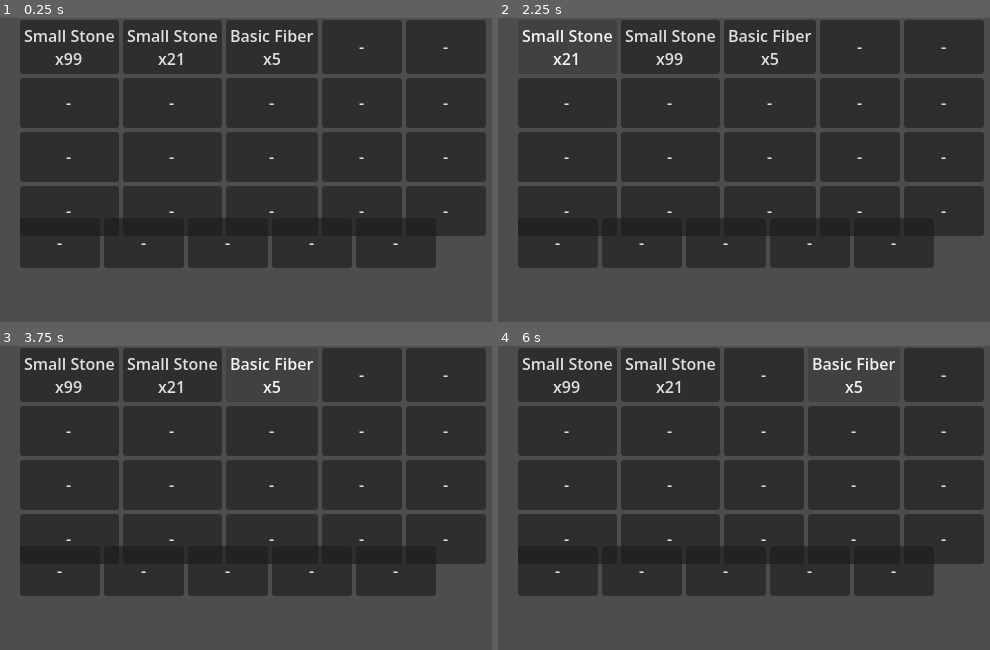
Above: before the commit, frames 1-4 (two rows, left to right).
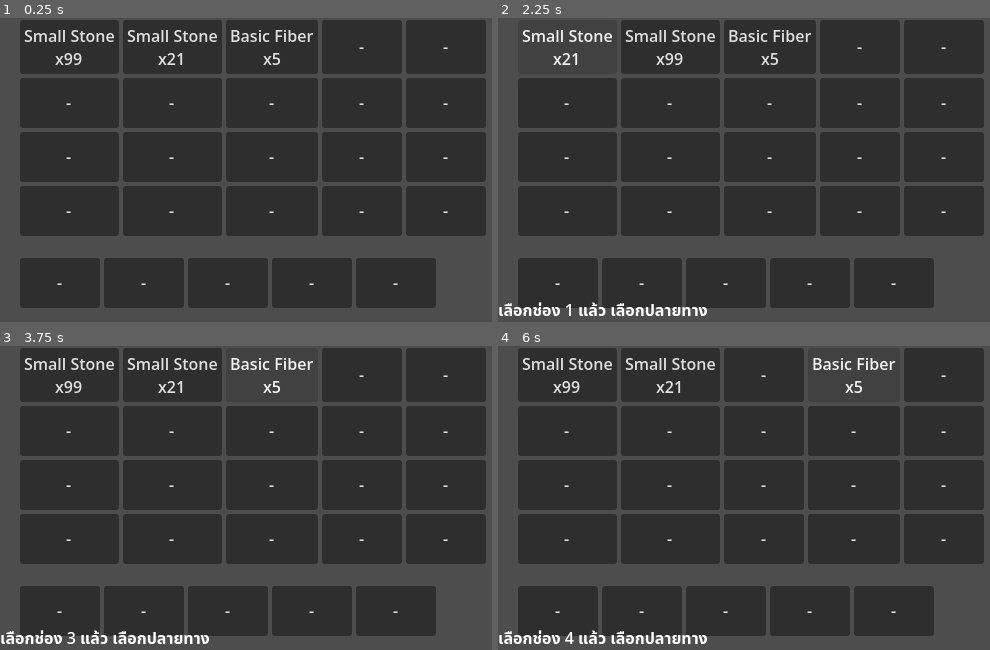
Above: after the commit, the same moments.

Repository: jonjud/P03
Game: Godot game, scene res://scenes/ui_test.tscn
Same seed, same stepped clock (60 frames per second), same inputs: the game is played once before the commit and once after it. This scene is started directly instead of the project's main scene.
Inputs:
- Up to frame 1 (0.25 s): no input
- Up to frame 2 (2.25 s): click "Small Stone x99" at 0.5 s; click "Small Stone x21" at 1.25 s; click "Small Stone x21" at 2 s
- Up to frame 3 (3.75 s): click "Small Stone x99" at 2.75 s; click "Basic Fiber x5" at 3.5 s
- Up to frame 4 (6 s): click "-" at 4.25 s; click "-" at 5 s; click "Basic Fiber x5" at 5.75 s

The runs differ from the first frame. In frame 1, 17% of the frame differs, in the area x 4-89%, y 65-96%; in frame 2, 17%; in frame 3, 17%, in the area x 0-89%, y 65-99%; in frame 4, 17%.

Commit message:
feat: show failure reasons and tooltips on inventory view

Diff:
--- a/data/fiber_00.tres
+++ b/data/fiber_00.tres
@@ -7,6 +7,7 @@
 script = ExtResource("2_ws0nd")
 id = &"fiber_00"
 display_name = "Basic Fiber"
+description = "The most basic fiber from plants."
 item_type = 0
 material_form = 1
 metadata/_custom_type_script = "uid://wluy6hnm1xdj"
--- a/data/stone_00.tres
+++ b/data/stone_00.tres
@@ -7,4 +7,5 @@
 script = ExtResource("2_k88g3")
 id = &"stone_00"
 display_name = "Small Stone"
+description = "A small stone that found universally on ground."
 metadata/_custom_type_script = "uid://wluy6hnm1xdj"
--- a/scenes/ui_test.tscn
+++ b/scenes/ui_test.tscn
@@ -9,5 +9,10 @@
 [node name="InventoryView" parent="." unique_id=1462244761 instance=ExtResource("1_ieiqf")]
 
 [node name="InventoryViewB" parent="." unique_id=1313410560 instance=ExtResource("1_ieiqf")]
-offset_top = 200.0
-offset_bottom = 380.0
+offset_top = 240.0
+offset_bottom = 420.0
+
+[node name="MessageLabel" type="Label" parent="." unique_id=2013502655]
+offset_top = 280.0
+offset_right = 40.0
+offset_bottom = 303.0
--- a/scripts/inventory_view.gd
+++ b/scripts/inventory_view.gd
@@ -22,21 +22,19 @@
 func refresh() -> void:
 	if inv == null:
 		return
-
 	for child in grid_con.get_children():
 		grid_con.remove_child(child)
 		child.queue_free()
-
 	for i in range(inv.max_slots):
 		var cell : Button = Button.new()
 		cell.pressed.connect(_on_cell_pressed.bind(i))
 		cell.custom_minimum_size = Vector2(80, 50)
-
 		if i < inv.slots.size() and inv.slots[i].item_data != null:
 			cell.text = "%s\nx%d" % [
 				inv.slots[i].item_data.display_name,
 				inv.slots[i].quantity
 			]
+			cell.tooltip_text = inv.slots[i].item_data.description
 		else:
 			cell.text = "-"
 
--- a/scripts/ui_test.gd
+++ b/scripts/ui_test.gd
@@ -3,6 +3,14 @@
 var db : ItemDatabase = ItemDatabase.new()
 var inv : Inventory = Inventory.new()
 var invB : Inventory = Inventory.new()
+const MESSAGES : Dictionary = {
+	&"ok": "",
+	&"error_destination_full": "ช่องเก็บของปลายทางเต็ม",
+	&"error_same_index": "เลือกช่องเดิมซ้ำ",
+	&"error_moving_null": "ช่องนี้ไม่มีของให้ย้าย",
+	&"error_not_enough_quantity": "ของไม่พอ",
+	&"error_outside_inventory_index": "ช่องนี้อยู่นอกกระเป๋า",
+	}
 
 # ช่องที่เลือกไว้: อยู่กระเป๋าไหน (null = ยังไม่ได้เลือก) และช่องที่เท่าไหร่
 var selected_inv : Inventory = null
@@ -19,23 +27,27 @@
 	$InventoryView.slot_clicked.connect(_on_view_clicked.bind(inv))
 	$InventoryViewB.slot_clicked.connect(_on_view_clicked.bind(invB))
 
+func _show(reason : StringName) -> void:
+	$MessageLabel.text = MESSAGES.get(reason, "ไม่สามารถทำได้")
+
 func _on_view_clicked(i : int , clicked_inv : Inventory) -> void:
 	# คลิกแรก: เลือกช่องต้นทาง (ต้องมีของ)
 	if selected_inv == null :
 		if i < clicked_inv.slots.size() and clicked_inv.slots[i].item_data != null :
 			selected_inv = clicked_inv
 			selected_index = i
-			print("Selected slot ", i)
+			$MessageLabel.text = "เลือกช่อง " + str(i + 1) + " แล้ว เลือกปลายทาง"
+		else :
+			_show(&"error_moving_null")
 		return
 	# คลิกที่สอง
 	var result : Dictionary
-	if selected_inv == clicked_inv : #ใช้ selected และ clicked_inv เพื่อแยกระหว่างกระเป๋าเดียวกันและคนละกระเป๋า
+	if selected_inv == clicked_inv :
 		result = clicked_inv.move_slots(selected_index, i)
-		print("Move result: ", result["reason"])
 	else :
 		var slot : InventorySlot = selected_inv.slots[selected_index]
 		result = selected_inv.transfer_to(clicked_inv, db, slot.item_data.id, slot.quantity)
-		print("Transfer result: ", result["reason"])
+	_show(result["reason"])
 	selected_inv = null
 	selected_index = -1
 	$InventoryView.refresh()
